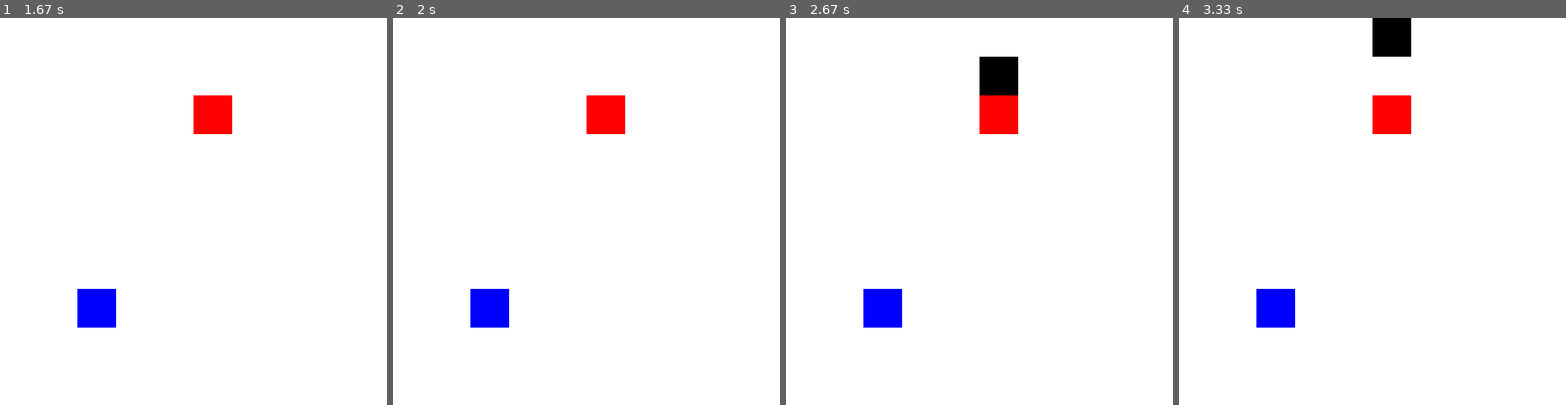
Above: before the commit, frames 1-4 (left to right).
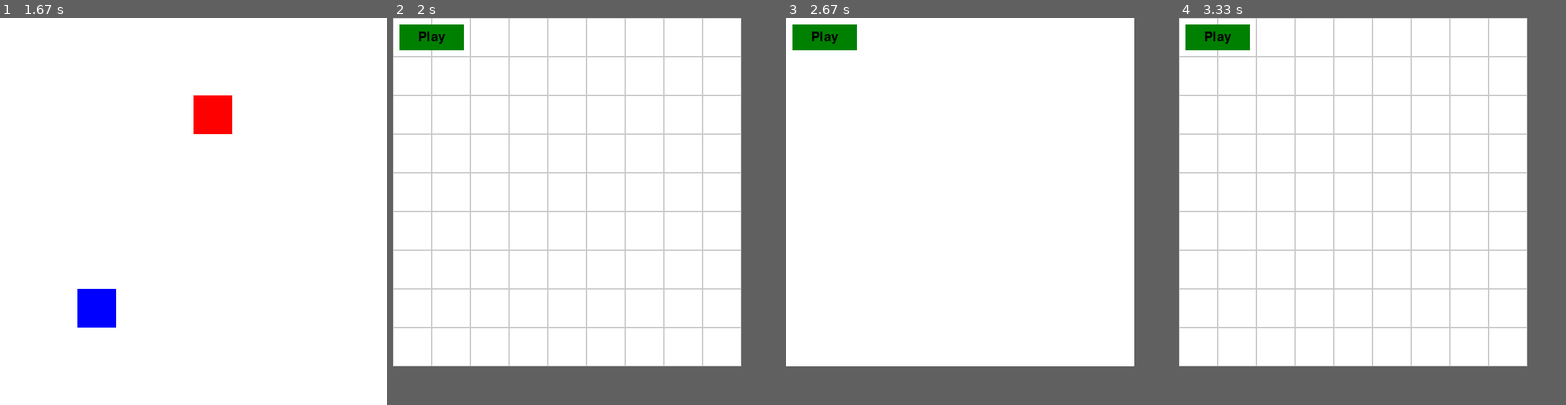
Above: after the commit, the same moments.

Repository: ubongjc/Pygame
Game: pygame game, started from main.py
The game is run twice, just before and just after one commit, with the same random seed, the same clock (stepped at 60 frames per second) and the same inputs.
Inputs (mouse positions are in pixels of both pictures, inside the frame that each line leads up to):
- Up to frame 1 (1.67 s): click "Map A" at 0.38 s; click (38, 37) at 0.72 s; tap Space at 1.17 s; hold Right from 1.53 s (still down)
- Up to frame 2 (2 s): keep holding Right
- Up to frame 3 (2.67 s): release Right at 2 s; hold Up 2.03-2.5 s; hold Space from 2.53 s (still down); hold Right from 2.53 s (still down)
- Up to frame 4 (3.33 s): release Space at 3 s; release Right at 3 s; tap Space at 3.03 s
In frame 2 the window is 600x600 before the commit and 540x540 after it. Grey fills any space a smaller window leaves; there, only what the larger window draws over its background counts as a difference.

Frame 1 is identical in both runs. In frame 2, 8.3% of the frame differs, in the area x 0-90%, y 0-90%; in frame 3, 4.1%; in frame 4, 9.2%.

Commit message:
Level shrinking occurs upon a draw

Diff:
--- a/computer_player.py
+++ b/computer_player.py
@@ -1,4 +1,5 @@
 import random
+import constants
 
 
 class ComputerPlayer:
@@ -30,21 +31,16 @@
             self.fired_bullets.append(False)
 
     def rollback_to_validity_if_necessary(self):
-        #print(f'original #self.path => {self.path}')
         num_valid = len(self.valid_moves())
         popped_value = (-1, -1)
         if num_valid < 1 and len(self.path) > 0:
             while num_valid < 2 and len(self.path) > 0:
                 popped_value = self.path.pop()
-                #print(f'popped_value => {popped_value}')
                 num_valid = len(self.valid_moves())
-                #print(f'num_valid => {num_valid}')
             temp = self.valid_moves()
             if popped_value in temp:
                 temp.remove(popped_value)
-                #print(f'temp => {temp}')
             if len(temp) > 0:
                 self.path.append(temp[0])
-                #rint(f'#self.path => {self.path}')
             return True
         return False
--- a/grid.py
+++ b/grid.py
@@ -1,8 +1,6 @@
 import pygame
 
 import constants
-from constants import *
-from computer_player import ComputerPlayer
 
 
 class Grid:
@@ -22,30 +20,32 @@
             result_font = pygame.font.Font(None, 50)
             result_text = None
             if self.winner == "user":
-                result_text = result_font.render("You Win!", True, BLACK)
+                result_text = result_font.render("You Win!", True, constants.BLACK)
             elif self.winner == "computer":
-                result_text = result_font.render("Game Over", True, BLACK)
-            text_rect = result_text.get_rect(center=(SCREEN_SIZE // 2, SCREEN_SIZE // 2))
+                result_text = result_font.render("Game Over", True, constants.BLACK)
+            text_rect = result_text.get_rect(center=(constants.SCREEN_SIZE // 2, constants.SCREEN_SIZE // 2))
             surface.blit(result_text, text_rect)
         else:
-            surface.fill(WHITE)
+            surface.fill(constants.WHITE)
             for y in range(self.size):
                 for x in range(self.size):
                     if current_path_index is not None and (x, y) == self.path[current_path_index]:
-                        color = RED
+                        color = constants.RED
                     elif self.grid[y][x] == 1:
                         if (x, y) == self.path[-1]:
                             color = (136, 8, 8)  # Slightly different shade of red
                         else:
-                            color = RED
+                            color = constants.RED
                     else:
                         color = None
 
                     if color:
-                        pygame.draw.rect(surface, color, (x * CELL_SIZE, y * CELL_SIZE, CELL_SIZE, CELL_SIZE))
+                        pygame.draw.rect(surface, color, (x * constants.CELL_SIZE, y * constants.CELL_SIZE,
+                                                          constants.CELL_SIZE, constants.CELL_SIZE))
 
                     if show_lines:
-                        pygame.draw.rect(surface, GREY, (x * CELL_SIZE, y * CELL_SIZE, CELL_SIZE, CELL_SIZE), 1)
+                        pygame.draw.rect(surface, constants.GREY, (x * constants.CELL_SIZE, y * constants.CELL_SIZE,
+                                                                   constants.CELL_SIZE, constants.CELL_SIZE), 1)
 
             for y in range(self.size):
                 for x in range(self.size):
@@ -54,18 +54,25 @@
                             computer_path is not None:
                         color = None
                         if (x, y) == computer_path[current_path_index]:
-                            color = BLUE
+                            color = constants.BLUE
 
                         if color:
-                            pygame.draw.rect(surface, color, (x * CELL_SIZE, y * CELL_SIZE, CELL_SIZE, CELL_SIZE))
+                            pygame.draw.rect(surface, color, (x * constants.CELL_SIZE, y * constants.CELL_SIZE,
+                                                              constants.CELL_SIZE, constants.CELL_SIZE))
+
+            bullet_radius = constants.CELL_SIZE // 8  # Adjust this value to change the bullet size
 
             for bullet in self.bullets:
-                pygame.draw.rect(surface, BLACK, (bullet['x'] * CELL_SIZE, bullet['y'] * CELL_SIZE, CELL_SIZE, CELL_SIZE))
+                pygame.draw.circle(surface, constants.RED,
+                                   (bullet['x'] * constants.CELL_SIZE + constants.CELL_SIZE // 2,
+                                    bullet['y'] * constants.CELL_SIZE + constants.CELL_SIZE // 2),
+                                   bullet_radius)
 
             for bullet in self.computer_bullets:
-                pygame.draw.rect(surface, BLACK, (bullet['x'] * CELL_SIZE, bullet['y'] * CELL_SIZE, CELL_SIZE, CELL_SIZE))
-
-
+                pygame.draw.circle(surface, constants.BLUE,
+                                   (bullet['x'] * constants.CELL_SIZE + constants.CELL_SIZE // 2,
+                                    bullet['y'] * constants.CELL_SIZE + constants.CELL_SIZE // 2),
+                                   bullet_radius)
 
     def is_valid_move(self, cell_x, cell_y):
         if len(self.path) == 0:
@@ -75,16 +82,17 @@
         dy = abs(last_cell[1] - cell_y)
         return (dx == 1 and dy == 0) or (dx == 0 and dy == 1)
 
-    def draw_highlight(self, surface, cell_x, cell_y):
+    def draw_highlight(self, surface):
         last_cell = self.path[-1]
         for dx, dy in ((1, 0), (-1, 0), (0, 1), (0, -1)):
             x, y = last_cell[0] + dx, last_cell[1] + dy
             if 0 <= x < self.size and 0 <= y < self.size and self.grid[y][x] == 0:
-                pygame.draw.rect(surface, RED, (x * CELL_SIZE, y * CELL_SIZE, CELL_SIZE, CELL_SIZE), 1)
+                pygame.draw.rect(surface, constants.RED, (x * constants.CELL_SIZE, y * constants.CELL_SIZE,
+                                                          constants.CELL_SIZE, constants.CELL_SIZE), 1)
 
     def shoot_bullet(self, direction, start_pos=None, current_path_index=-1):
         if self.winner is None:
-            if self.fired_bullets.count(True) >= MAX_BULLETS:
+            if self.fired_bullets.count(True) >= constants.MAX_BULLETS:
                 return
 
             if start_pos is None:
@@ -102,7 +110,7 @@
 
     def shoot_bullet_computer(self, direction, start_pos=None, current_path_index=-1, computer_player=None):
         if self.winner is None:
-            if computer_player.fired_bullets.count(True) >= MAX_BULLETS:
+            if computer_player.fired_bullets.count(True) >= constants.MAX_BULLETS:
                 return
 
             if start_pos is None:
--- a/main.py
+++ b/main.py
@@ -2,9 +2,10 @@
 import pygame
 import sys
 
+import constants
 from computer_player import ComputerPlayer
 from grid import Grid
-from constants import *
+# from constants import *
 from map_selection_screen import MapSelectionScreen
 from button import Button
 
@@ -14,15 +15,13 @@
 
 # Main function
 def main():
-    global CELL_SIZE, SCREEN_SIZE
-
-    screen = pygame.display.set_mode((SCREEN_SIZE, SCREEN_SIZE), pygame.RESIZABLE)
+    screen = pygame.display.set_mode((constants.SCREEN_SIZE, constants.SCREEN_SIZE), pygame.RESIZABLE)
     pygame.display.set_caption("Pygame Grid Game")
     clock = pygame.time.Clock()
-    BULLET_UPDATE_EVENT = pygame.USEREVENT + 1
-    pygame.time.set_timer(BULLET_UPDATE_EVENT, 500)  # Set the interval to 500ms
-
-    grid = Grid(GRID_SIZE)
+    bullet_update_event = pygame.USEREVENT + 1
+    pygame.time.set_timer(bullet_update_event, 500)  # Set the interval to 500ms
+
+    grid = Grid(constants.GRID_SIZE)
     grid.bullet_start_indices = []
     show_lines = True
     play_button = Button(10, 10, 100, 40, "Play", (0, 128, 0), 30)
@@ -35,10 +34,9 @@
     # Add a new state for the map selection screen
     show_map_selection = True
     map_selection_screen = MapSelectionScreen()
-    selected_map = None
-
-    SHOOT_EVENT = pygame.USEREVENT + 2
-    pygame.time.set_timer(SHOOT_EVENT, random.randint(1000, 3000))
+
+    shoot_event = pygame.USEREVENT + 2
+    pygame.time.set_timer(shoot_event, random.randint(1000, 3000))
 
     computer_player = ComputerPlayer(grid)
 
@@ -48,7 +46,7 @@
                 pygame.quit()
                 sys.exit()
 
-            if event.type == BULLET_UPDATE_EVENT:
+            if event.type == bullet_update_event:
                 grid.update_bullets(computer_player.path, play_index-1)
                 grid.update_bullets_computer(grid.path, play_index-1)
 
@@ -69,21 +67,21 @@
                         for i in range(diff_len):
                             computer_player.choose_random_move()
 
-                    print(f"Computer's selected path: {computer_player.path}\n len: {len(computer_player.path)}")  # Print the computer's selected path
+                    print(f"Computer's selected path: {computer_player.path}\n len: {len(computer_player.path)}")
                     print(f"user's selected path: {grid.path}\n len: {len(grid.path)}")
                     show_lines = False
-                    grid.grid = [[0 for _ in range(GRID_SIZE)] for _ in range(GRID_SIZE)]
+                    grid.grid = [[0 for _ in range(constants.GRID_SIZE)] for _ in range(constants.GRID_SIZE)]
                     play_mode = True
                     play_index = 0
                     play_timer = pygame.time.get_ticks()
 
                 if not play_mode:
                     # Get cell coordinates
-                    cell_x, cell_y = x // CELL_SIZE, y // CELL_SIZE
+                    cell_x, cell_y = x // constants.CELL_SIZE, y // constants.CELL_SIZE
 
                     # Toggle cell color
 
-                    if len(grid.path) < MAX_MOVES and \
+                    if len(grid.path) < constants.MAX_MOVES and \
                             grid.is_valid_move(cell_x, cell_y) and \
                             grid.grid[cell_y][cell_x] == 0:
                         grid.grid[cell_y][cell_x] = 1
@@ -136,8 +134,8 @@
 
             if play_mode and \
                     play_index < len(computer_player.path) and \
-                    computer_player.fired_bullets.count(True) < MAX_BULLETS:
-                if event.type == SHOOT_EVENT:
+                    computer_player.fired_bullets.count(True) < constants.MAX_BULLETS:
+                if event.type == shoot_event:
                     # Choose a random position for the computer shooter
                     shooter_x = computer_player.path[play_index-1][0]
                     shooter_y = computer_player.path[play_index-1][1]
@@ -146,11 +144,12 @@
                     direction = grid.get_direction_towards_user(shooter_x, shooter_y)
 
                     # Shoot the bullet
-                    grid.shoot_bullet_computer(direction, start_pos=(shooter_x, shooter_y), computer_player=computer_player)
+                    grid.shoot_bullet_computer(direction, start_pos=(shooter_x, shooter_y),
+                                               computer_player=computer_player)
                     # computer_player.fired_bullets[play_index-1] = True
 
                     # Reschedule the event with a random interval between 1 and 3 seconds
-                    pygame.time.set_timer(SHOOT_EVENT, random.randint(1000, 3000))
+                    pygame.time.set_timer(shoot_event, random.randint(1000, 3000))
 
             # Toggle grid lines
             if event.type == pygame.KEYDOWN:
@@ -160,9 +159,24 @@
             # Resize the screen
             if event.type == pygame.VIDEORESIZE:
                 width, height = event.w, event.h
-                CELL_SIZE = min(width // GRID_SIZE, height // GRID_SIZE)
-                SCREEN_SIZE = GRID_SIZE * CELL_SIZE
-                screen = pygame.display.set_mode((SCREEN_SIZE, SCREEN_SIZE), pygame.RESIZABLE)
+                constants.CELL_SIZE = min(width // constants.GRID_SIZE, height // constants.GRID_SIZE)
+                constants.SCREEN_SIZE = constants.GRID_SIZE * constants.CELL_SIZE
+                screen = pygame.display.set_mode((constants.SCREEN_SIZE, constants.SCREEN_SIZE), pygame.RESIZABLE)
+
+        # reset game
+        if not grid.winner and play_index == len(grid.path) and \
+                play_index > 0:
+            constants.GRID_SIZE -= 1
+            constants.SCREEN_SIZE = constants.GRID_SIZE * constants.CELL_SIZE
+            constants.MAX_MOVES = constants.GRID_SIZE * 2
+            constants.MAX_BULLETS = constants.MAX_MOVES // 2
+            screen = pygame.display.set_mode((constants.SCREEN_SIZE, constants.SCREEN_SIZE), pygame.RESIZABLE)
+            grid = Grid(constants.GRID_SIZE)
+            computer_player = ComputerPlayer(grid)
+            show_lines = True
+            play_mode = False
+            play_index = 0
+            play_timer = 0
 
         # Update the screen
         if show_map_selection:
@@ -177,11 +191,9 @@
 
             clock.tick(10)
         else:
-            # Update the screen
-            # grid.update_bullets()
             grid.draw(screen, show_lines)
-            if grid.path and len(grid.path) < MAX_MOVES:
-                grid.draw_highlight(screen, *grid.path[-1])
+            if grid.path and len(grid.path) < constants.MAX_MOVES:
+                grid.draw_highlight(screen)
             else:
                 play_button.draw(screen)
             clock.tick(60)
